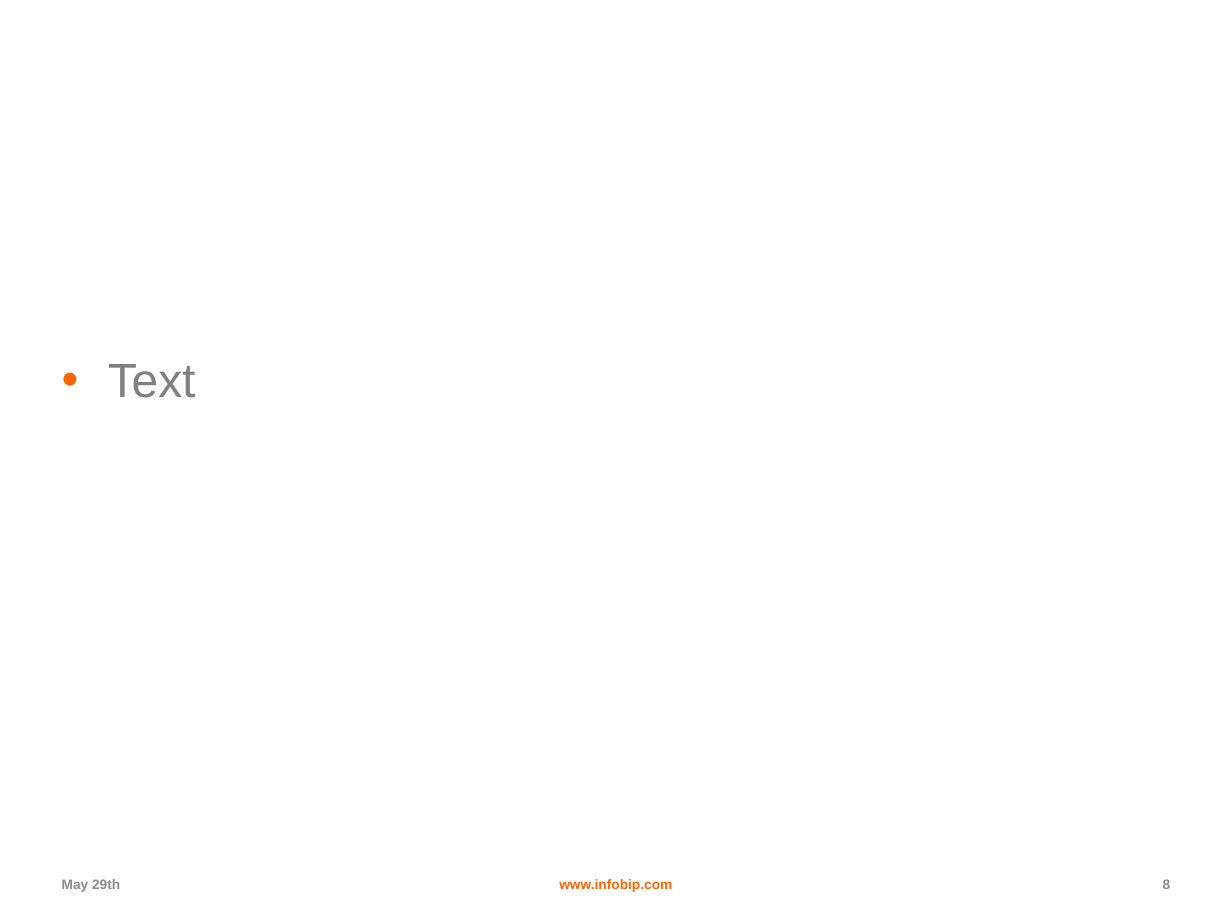
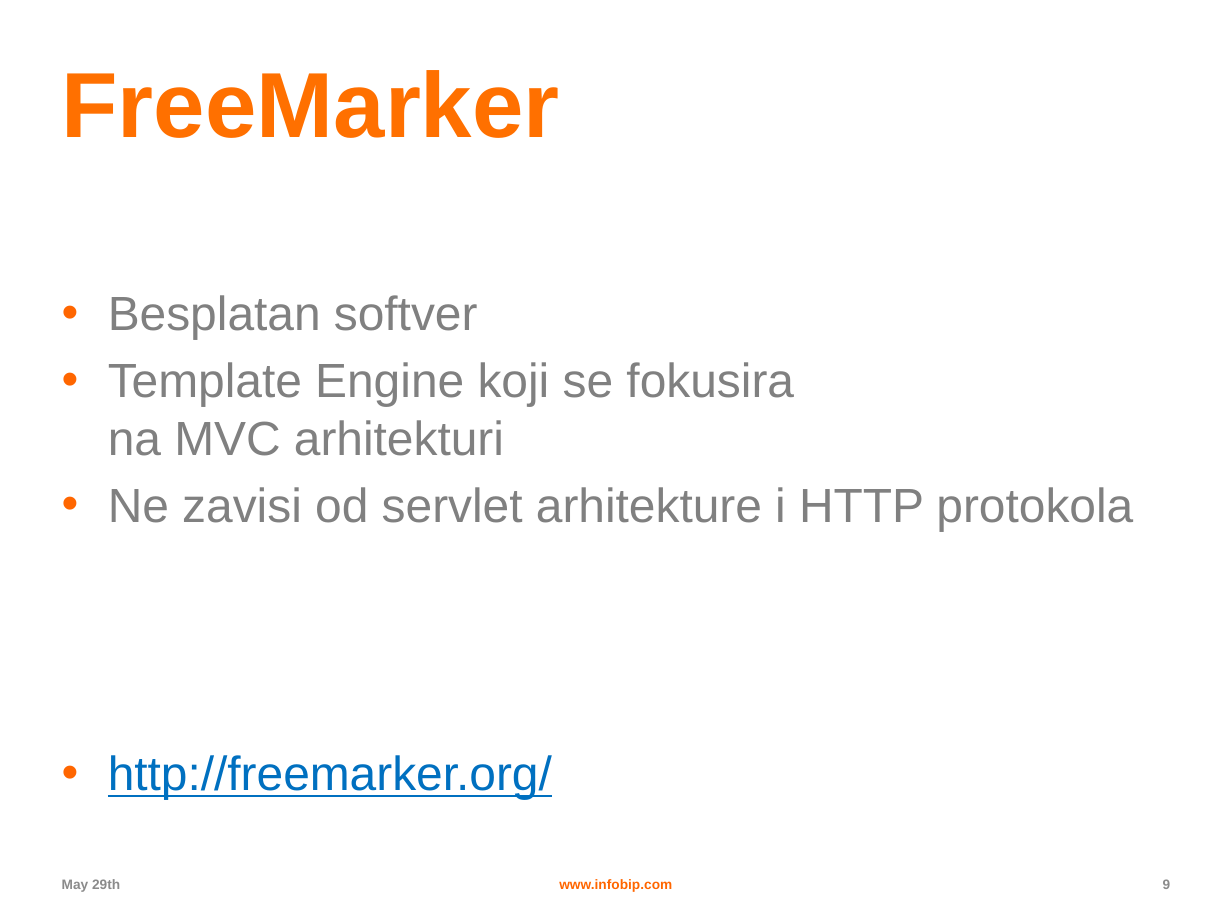
Before and after one commit to dimce011/campus201305, a slide deck: slide 9 of mpayments-help/mpayments-help-repo-rest/src/main/resources/template - Tehnologije.pptx (slide 8 before the commit). Drawn at 1232x924 pixels with LibreOffice and Linux fonts; fonts in the diff are those of the drawing; background and template pictures are left out. Boxes give left, top, right and bottom in pixels: in the first picture for what was removed or moved away, otherwise in the second. Text is boxed around its words. In the diff, an @@ line names an element or a change of style, - is before the commit and + after.

```diff
--- a/mpayments-help/mpayments-help-repo-rest/src/main/resources/template - Tehnologije.pptx
+++ b/mpayments-help/mpayments-help-repo-rest/src/main/resources/template - Tehnologije.pptx
@@ title added at <box>62,70,560,138</box>, 54 pt, text #FF7000, bold @@
+FreeMarker
@@ text at <box>108,295,1133,800</box>: text changed @@
-• Text
+• Besplatan softver
+• Template Engine koji se fokusira na MVC arhitekturi
+• Ne zavisi od servlet arhitekture i HTTP protokola
+• http://freemarker.org/
```
Also in this commit, not shown: 4 other slides changed, 1 slide added.
